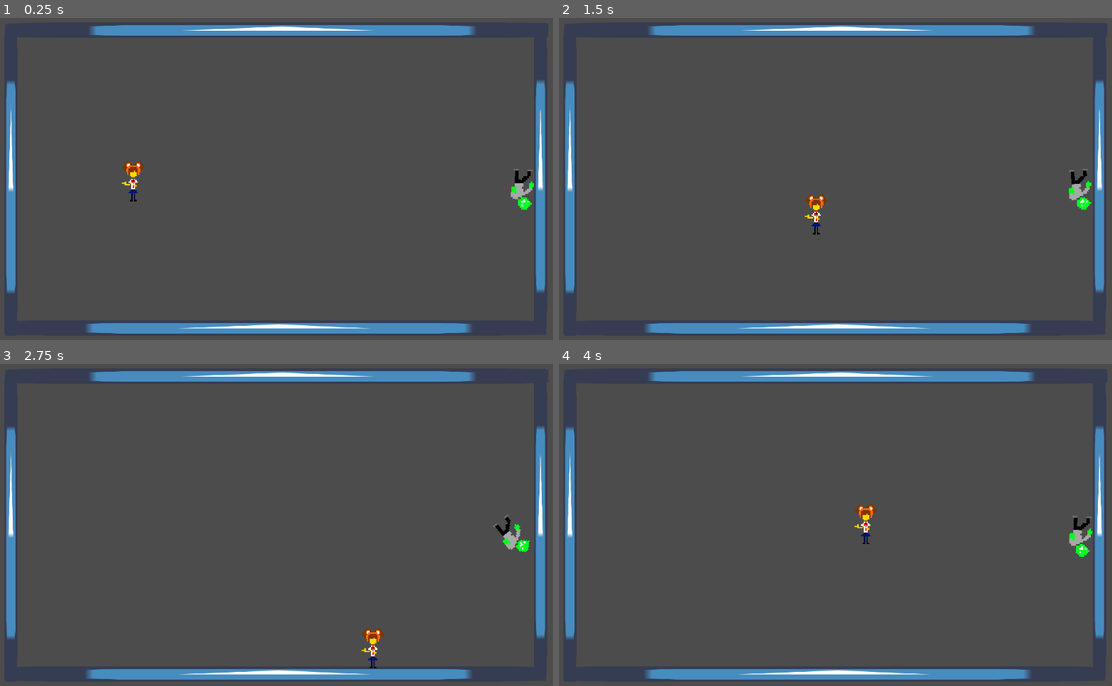
Above: before the commit, frames 1-4 (two rows, left to right).
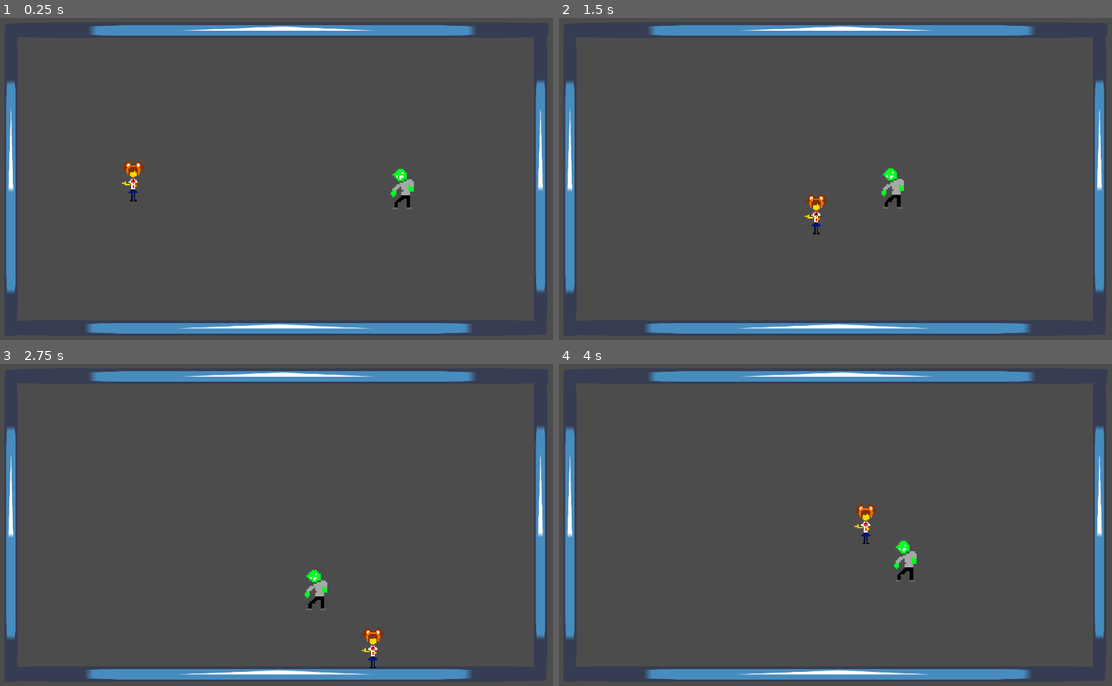
Above: after the commit, the same moments.

Repository: charalian/reporter-madness
Game: Godot game, scene res://stages/teste.tscn
Two runs of this game, one before a commit and one after it. Both use one fixed random seed, a clock stepped at 60 frames per second and the inputs below. The engine's default icon, where the game draws it, is replaced by a stand-in: a white triangle on a blue panel in a dark square.
Inputs:
- Up to frame 1 (0.25 s): no input
- Up to frame 2 (1.5 s): tap Enter (ui_accept) at 0.5, 0.77 s; hold Right (ui_right) 0.53-1.28 s; hold Down (ui_down) from 1.28 s (still down)
- Up to frame 3 (2.75 s): tap Enter (ui_accept) at 1.52 s; release Down (ui_down) at 2.03 s; hold Right (ui_right) from 2.03 s (still down)
- Up to frame 4 (4 s): release Right (ui_right) at 2.78 s; hold Up (ui_up) 2.78-3.53 s; tap Enter (ui_accept) at 3.02, 3.77 s; hold Left (ui_left) from 3.53 s (still down)

The runs differ from the first frame. In frame 1, 0.5% of the frame differs, in the area x 70-97%, y 46-60%; in frame 2, 0.6%; in frame 3, 0.5%; in frame 4, 0.6%, in the area x 60-97%, y 47-68%.

Commit message:
Movement base decouplement attachment verification de-entitlemodification process

Diff:
--- a/src/enemy/enemy.gd
+++ b/src/enemy/enemy.gd
@@ -11,5 +11,7 @@
 
 func mov_custom():
     var player_pos = player.position
+    var prev_rot = rotation
     look_at(player_pos)
-    move = Vector2(speed, 0)
+    move = Vector2(speed, 0).rotated(rotation)
+    rotation = prev_rot
--- a/src/movementbase.gd
+++ b/src/movementbase.gd
@@ -10,7 +10,6 @@
 
 func _process(delta):
     mov_custom()
-    move = move * speed
     move.normalized()
     move = move_and_slide(move)
 
--- a/src/player/player.gd
+++ b/src/player/player.gd
@@ -19,6 +19,8 @@
     if move != Vector2(0, 0):
         walking = true
 
+    move = move * speed
+
 # Ação de reportar com botão pressionado contínuo
     if !walking && Input.is_action_pressed("ui_accept"):
         if !$textureprogress.visible:
